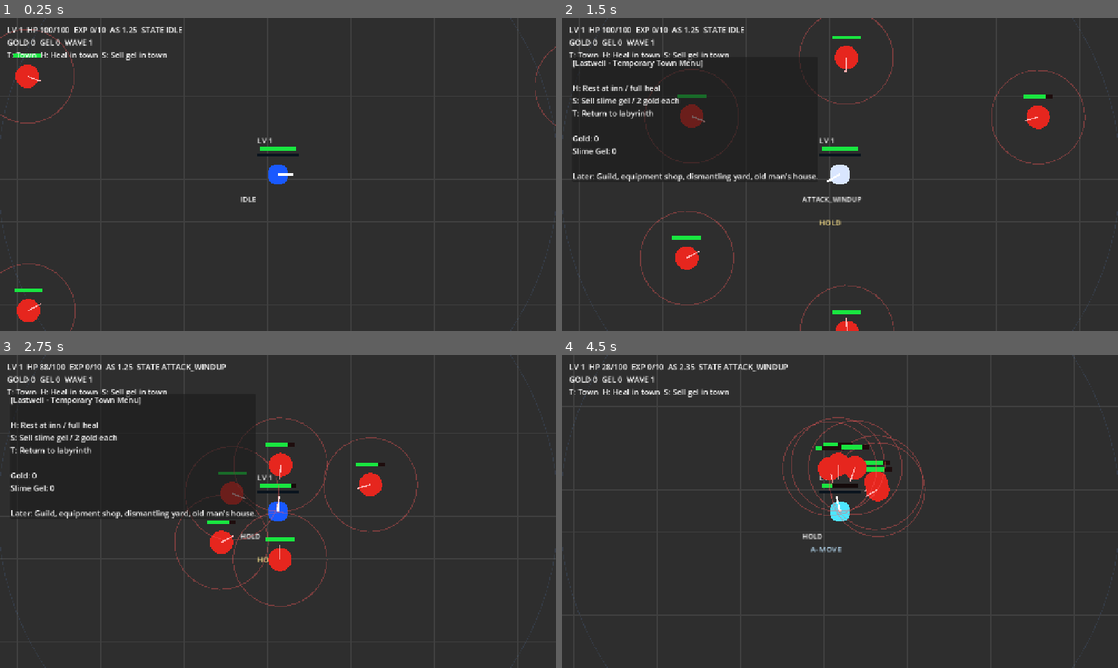
Above: before the commit, frames 1-4 (two rows, left to right).
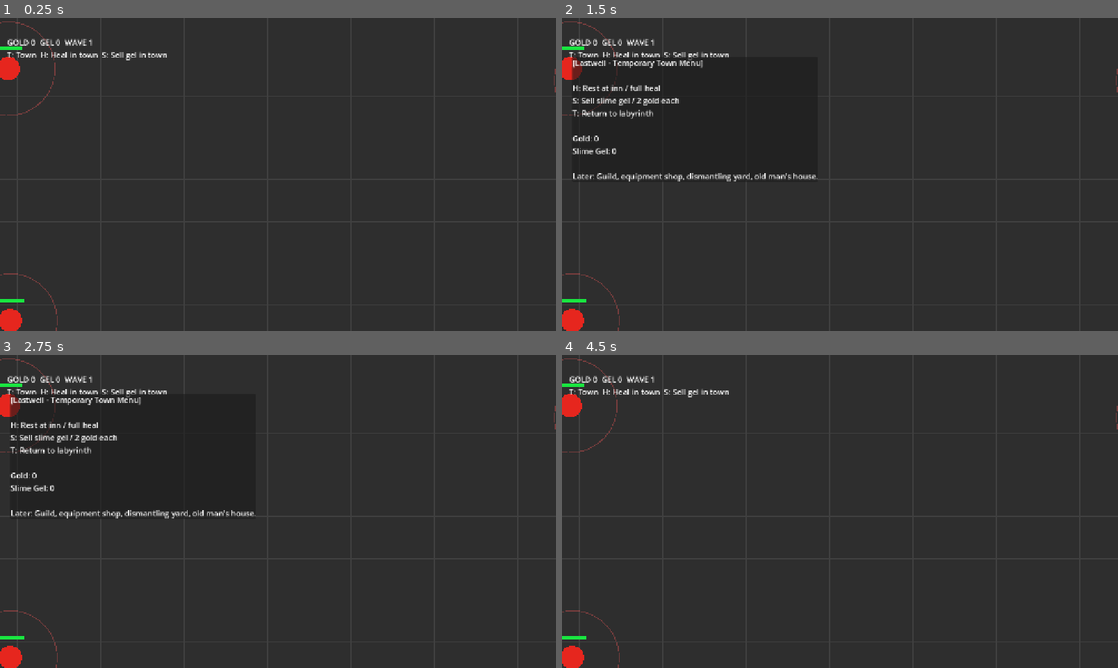
Above: after the commit, the same moments.

Repository: danyoon0760/last-archer
Game: Godot game, scene res://scenes/Main.tscn
The game is run twice, just before and just after one commit, with the same random seed, the same clock (stepped at 60 frames per second) and the same inputs.
Inputs (mouse positions are in pixels of both pictures, inside the frame that each line leads up to):
- Up to frame 1 (0.25 s): no input
- Up to frame 2 (1.5 s): tap Enter at 0.5 s; move the mouse to (962, 158) at 0.52 s; hold W 0.53-1.28 s; tap T at 0.6 s; click (962, 158) at 0.67 s; move the mouse to (728, 190) at 1.27 s; hold S from 1.28 s (still down); tap H at 1.35 s
- Up to frame 3 (2.75 s): move the mouse to (333, 442) at 2.02 s; release S at 2.03 s; hold W from 2.03 s (still down); tap R at 2.1 s
- Up to frame 4 (4.5 s): move the mouse to (812, 574) at 2.77 s; tap E at 2.85 s; click (812, 574) at 2.92 s; move the mouse to (1006, 558) at 3.52 s; release W at 3.53 s; hold A from 3.53 s (still down); tap Q at 3.6 s; move the mouse to (673, 464) at 4.27 s; tap T at 4.35 s

The runs differ from the first frame. In frame 1, 2.4% of the frame differs, in the area x 0-100%, y 0-100%; in frame 2, 3.9%; in frame 3, 4.0%; in frame 4, 3.7%.
Error after the commit: Parse Error: Function "windup" has the same name as a previously declared function. (res://scripts/player_kite.gd:165)

Commit message:
Use compact kiting controller in player scene

Diff:
--- a/scenes/PlayerLOL.tscn
+++ b/scenes/PlayerLOL.tscn
@@ -1,6 +1,6 @@
 [gd_scene load_steps=4 format=3]
 
-[ext_resource type="Script" path="res://scripts/player_lol.gd" id="1_player_lol_script"]
+[ext_resource type="Script" path="res://scripts/player_kite.gd" id="1_player_kite_script"]
 [ext_resource type="PackedScene" path="res://scenes/Arrow.tscn" id="2_arrow_scene"]
 
 [sub_resource type="RectangleShape2D" id="RectangleShape2D_player_lol"]
@@ -10,15 +10,7 @@
 position = Vector2(640, 360)
 collision_layer = 1
 collision_mask = 2
-script = ExtResource("1_player_lol_script")
-move_speed = 460.0
-attack_range = 430.0
-attack_speed = 1.25
-attack_windup_time = 0.15
-attack_recovery_time = 0.04
-projectile_speed = 1350.0
-projectile_lifetime = 1.1
-q_attack_speed_bonus = 1.1
+script = ExtResource("1_player_kite_script")
 arrow_scene = ExtResource("2_arrow_scene")
 
 [node name="CollisionShape2D" type="CollisionShape2D" parent="."]
